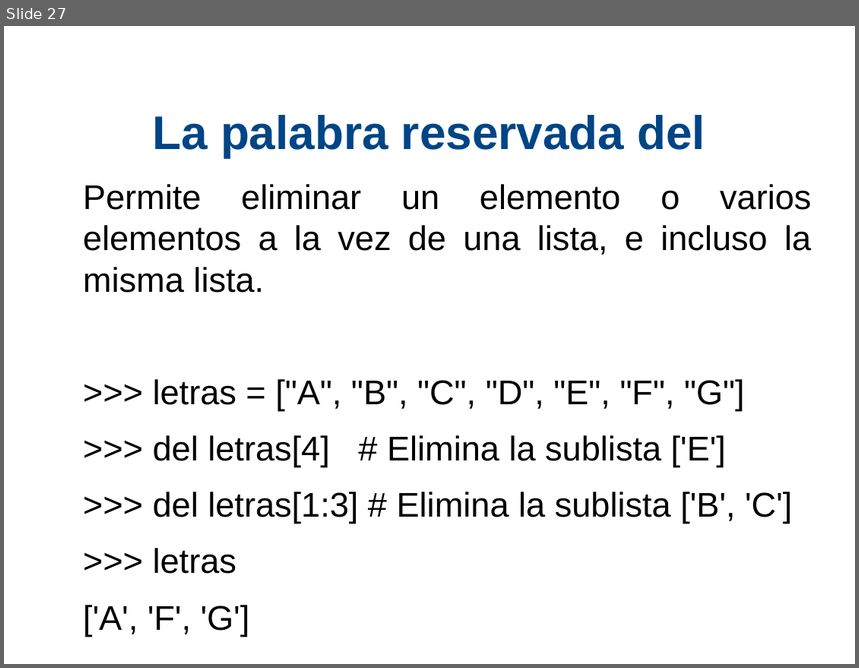
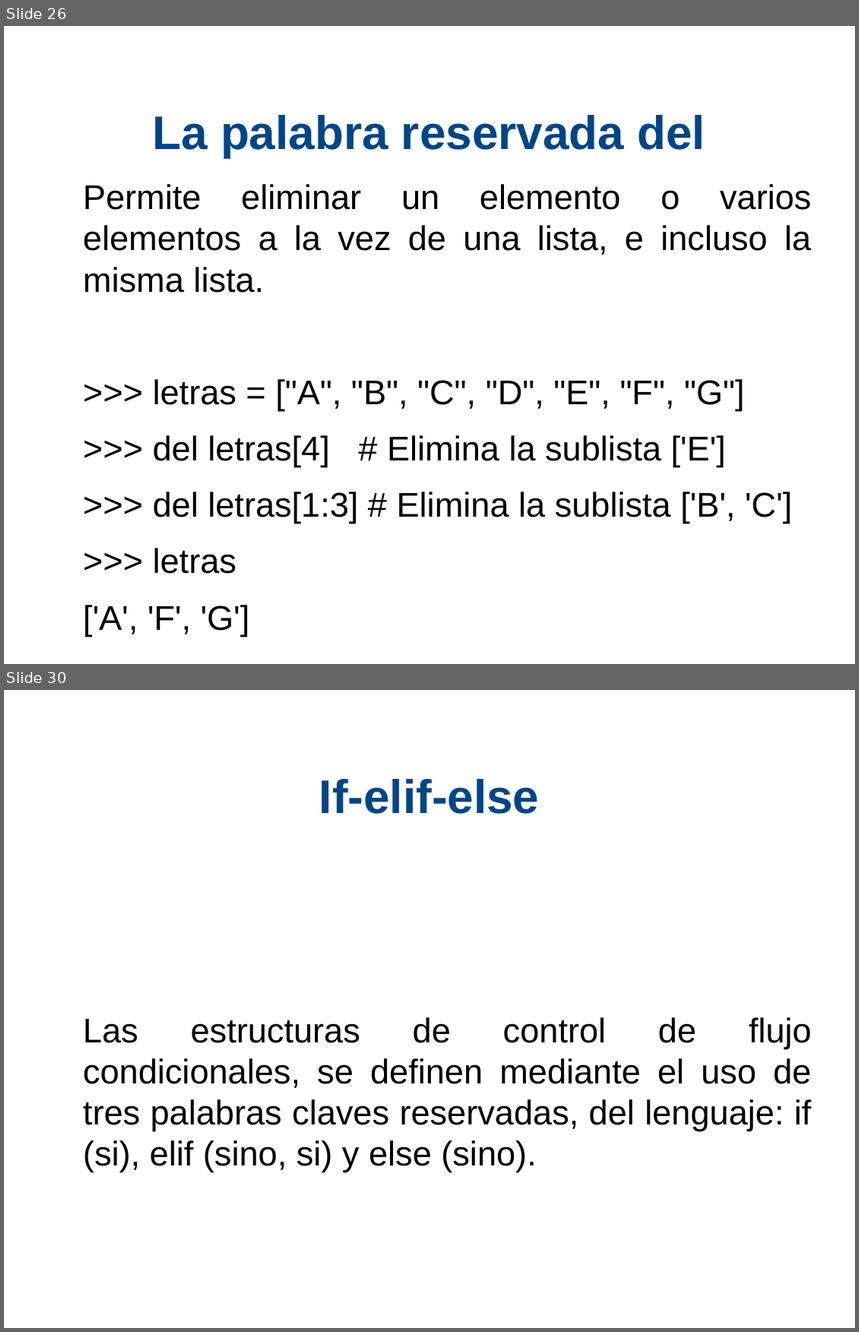
Before and after one commit to xDavidPM/Taller-Python, a slide deck: Python diapositiva.odp. Shown one above the other, each under a label of ours: slide 27 before the commit, slides 26 and 30 after it; the slides between them are not shown. The pictures are 859x668 and 859x1332 pixels, drawn with LibreOffice and Linux fonts; fonts in the diff are those of the drawing; background and template pictures are left out. Boxes give left, top, right and bottom in pixels: in the first picture for what was removed or moved away, otherwise in the second. Text is boxed around its words. In the diff, an @@ line names an element or a change of style, - is before the commit and + after.

```diff
--- a/Python diapositiva.odp
+++ b/Python diapositiva.odp
@@ slide 30 added at bbox=[4, 690, 855, 1328], background #FFFFFF @@
@@ title added at bbox=[319, 779, 540, 814], 44 pt, text #004586, bold @@
+If-elif-else
@@ text added at bbox=[83, 1018, 812, 1173], 32 pt, text #000000 @@
+Las estructuras de control de flujo condicionales, se definen mediante el uso de tres palabras claves reservadas, del lenguaje: if (si), elif (sino, si) y else (sino).
@@ what was slide 27 is now slide 26 @@
```
Also in this commit, not shown: 4 slides changed, 4 other slides added, 1 slide removed, 1 other file.
